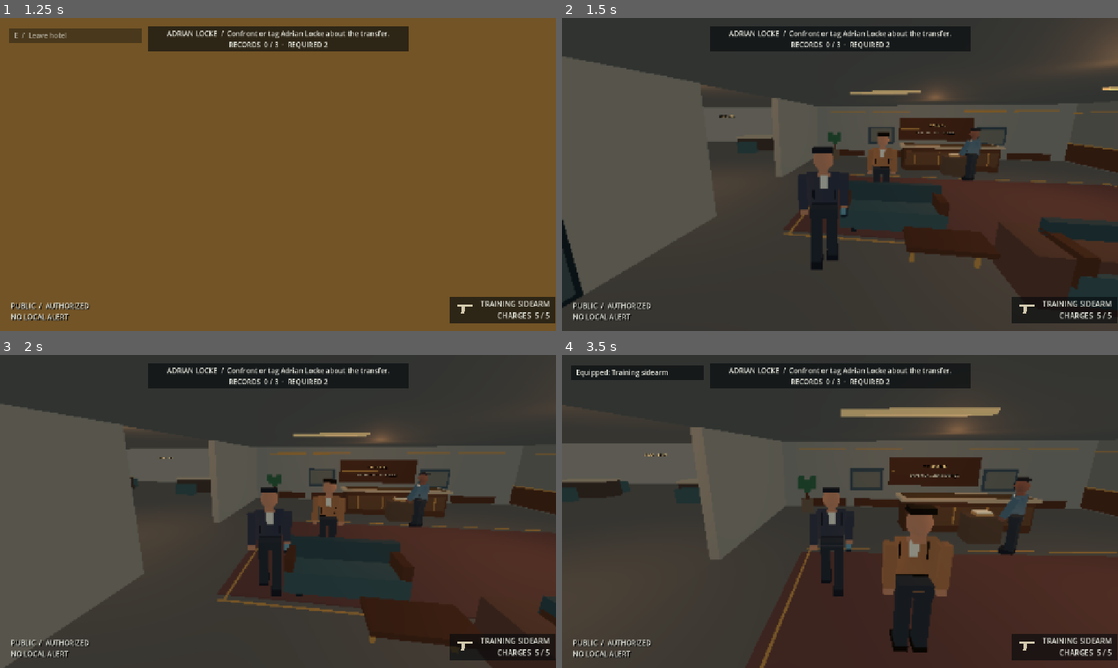
Above: before the commit, frames 1-4 (two rows, left to right).
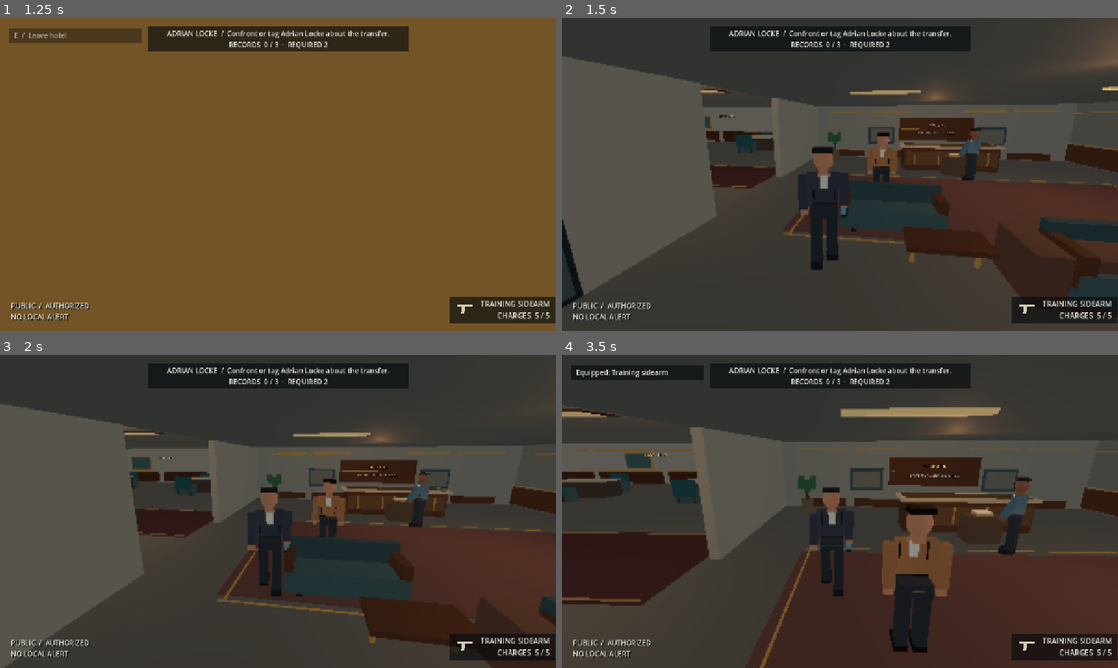
Above: after the commit, the same moments.

Repository: CoolgamerProXD/Stealty-Assasin-redesigned-computing-machine-Beta
Game: Godot game, scene res://scenes/hotel.tscn
Two runs of this game, one before a commit and one after it. Both use one fixed random seed, a clock stepped at 60 frames per second and the inputs below. This scene is started directly instead of the project's main scene.
Inputs (mouse positions are in pixels of both pictures, inside the frame that each line leads up to):
- Up to frame 1 (1.25 s): tap Enter at 0.5 s; move the mouse to (305, 174) at 0.52 s; hold W (move_forward) from 0.53 s (still down); hold C (crouch) from 0.53 s (still down); click (305, 174) at 0.67 s
- Up to frame 2 (1.5 s): keep holding W (move_forward); move the mouse to (812, 174) at 1.27 s; release C (crouch) at 1.28 s; right-click (812, 174) at 1.35 s
- Up to frame 3 (2 s): keep holding W (move_forward); tap C (crouch) at 1.55 s
- Up to frame 4 (3.5 s): keep holding W (move_forward); move the mouse to (851, 505) at 2.02 s; hold C (crouch) 2.03-2.78 s; move the mouse to (834, 517) at 2.77 s; tap 1 (equip_primary) at 2.85 s; click (834, 517) at 2.92 s; tap C (crouch) at 3.05 s

Frame 1 is identical in both runs. In frame 2, 1.1% of the frame differs, in the area x 24-39%, y 22-55%; in frame 3, 1.6%; in frame 4, 6.3%, in the area x 0-27%, y 17-80%.

Commit message:
Dress Meridian west wing and add local hotel routines
Co-authored-by: arena-agent <297053741+arena-agent@users.noreply.github.com>

Diff:
--- a/scripts/visuals/environment_dressing.gd
+++ b/scripts/visuals/environment_dressing.gd
@@ -14,7 +14,9 @@
 
 func build(id: String) -> void:
  name = "EnvironmentDressing"
- if id == "meridian": _hotel()
+ if id == "meridian":
+  _hotel()
+  _hotel_wing()
  else: _annex()
  _batch(core_transforms, core_colors, false)
  _batch(detail_transforms, detail_colors, true)
@@ -169,6 +171,98 @@
  _lamp(Vector3(4.5, 2.6, 0), Color(0.65, 0.82, 1.0), 0.35, 6.0)
  _lamp(Vector3(9.5, 2.6, 0), Color(0.65, 0.82, 1.0), 0.35, 6.0)
 
+# West wing detail uses the same instanced box batches as the original lobby.
+# Furnishings are deliberately outside the circulation and scripted routes.
+func _hotel_wing() -> void:
+ var ivory := Color(0.76, 0.72, 0.63)
+ var walnut := Color(0.25, 0.15, 0.11)
+ var bronze := Color(0.64, 0.46, 0.25)
+ var teal := Color(0.15, 0.28, 0.29)
+ var carpet := Color(0.29, 0.17, 0.16)
+ # A continuous runner and inlaid edge lead from the old lobby to the wing.
+ _part(Vector3(-27,0.022,-2), Vector3(29.5,0.014,3.5), carpet)
+ for z: float in [-3.65,-0.35]:
+  _part(Vector3(-27,0.035,z), Vector3(29.3,0.015,0.045), bronze)
+ for x: float in [-40.0,-34.0,-28.0,-22.0,-16.0]:
+  _part(Vector3(x,0.042,-2), Vector3(0.055,0.018,3.0), Color(0.46,0.31,0.23), true)
+ # Paneled walls, picture lights and framed abstract art give navigational rhythm.
+ for floor_y: float in [0.0,3.6]:
+  for x: float in [-39.0,-33.0,-27.0,-21.0,-15.0]:
+   for z: float in [-15.82,15.82]:
+    _part(Vector3(x,floor_y+0.52,z), Vector3(5.5,0.95,0.06), walnut)
+    _part(Vector3(x,floor_y+1.04,z), Vector3(5.5,0.06,0.08), bronze)
+    _part(Vector3(x,floor_y+2.68,z), Vector3(5.5,0.05,0.08), bronze)
+    for dx: float in [-2.35,2.35]:
+     _part(Vector3(x+dx,floor_y+1.9,z),Vector3(0.055,1.45,0.06),ivory, true)
+  # The small ceiling coves and fixtures are geometry, not extra shadow lights.
+  for x: float in [-39.0,-33.0,-27.0,-21.0,-15.0]:
+   _part(Vector3(x,floor_y+3.30,-2), Vector3(2.0,0.045,0.85), walnut)
+   _part(Vector3(x,floor_y+3.27,-2), Vector3(1.65,0.025,0.57), Color(0.95,0.79,0.55))
+   _part(Vector3(x,floor_y+3.23,-2), Vector3(0.65,0.04,0.14), Color(1.0,0.89,0.67), true)
+ # Windows are stylised landscape panels with curtains on the public lounge side;
+ # they don't cut holes into collision walls or imply an exterior accessible area.
+ for x: float in [-38.0,-30.0,-22.0,-15.0]:
+  _part(Vector3(x,1.93,15.73),Vector3(3.7,2.05,0.10),walnut)
+  _part(Vector3(x,1.93,15.66),Vector3(3.35,1.74,0.04),Color(0.19,0.31,0.36))
+  _part(Vector3(x,1.50,15.62),Vector3(3.20,0.12,0.025),Color(0.43,0.47,0.42), true)
+  for dx: float in [-1.83,1.83]:
+   _part(Vector3(x+dx,1.95,15.55),Vector3(0.27,2.1,0.20),Color(0.45,0.38,0.32))
+  _part(Vector3(x,2.08,15.60),Vector3(0.05,1.75,0.03),bronze)
+ # Dining place settings, table bases and distinct upholstered chair silhouettes.
+ for x: float in [-38.0,-31.0,-24.0,-17.0]:
+  _part(Vector3(x,0.16,-10),Vector3(1.9,0.30,0.9),walnut)
+  for dx: float in [-0.8,0.8]:
+   _part(Vector3(x+dx,0.97,-10),Vector3(0.47,0.025,0.40),ivory)
+   _part(Vector3(x+dx,1.00,-10),Vector3(0.30,0.015,0.25),Color(0.94,0.90,0.80),true)
+   _part(Vector3(x+dx+0.26,1.02,-10),Vector3(0.055,0.08,0.055),bronze,true)
+  for z: float in [-11.55,-8.45]:
+   _part(Vector3(x,0.46,z),Vector3(1.15,0.14,0.62),teal)
+   _part(Vector3(x,0.82,z + (-0.30 if z < -10.0 else 0.30)),Vector3(1.15,0.78,0.12),teal)
+   for dx: float in [-0.43,0.43]:
+    for dz: float in [-0.22,0.22]:
+     _part(Vector3(x+dx,0.20,z+dz),Vector3(0.07,0.4,0.07),walnut)
+ # Framed prints and console cabinets subdivide the large room visually.
+ for x: float in [-36.0,-26.0,-16.0]:
+  _part(Vector3(x,1.85,-15.72),Vector3(2.25,1.4,0.08),bronze)
+  _part(Vector3(x,1.85,-15.66),Vector3(2.04,1.19,0.04),Color(0.22,0.32,0.32))
+  _part(Vector3(x-0.25,1.85,-15.62),Vector3(0.09,0.9,0.025),Color(0.77,0.55,0.34),true)
+  _part(Vector3(x+0.25,1.85,-15.62),Vector3(0.09,0.7,0.025),Color(0.60,0.68,0.59),true)
+ # Lounge tables, textiles and planters.
+ for x: float in [-38.0,-30.0,-22.0,-15.0]:
+  _part(Vector3(x,0.50,9.2),Vector3(1.7,0.10,0.8),walnut)
+  for dx: float in [-0.65,0.65]:
+   _part(Vector3(x+dx,0.25,9.2),Vector3(0.07,0.50,0.55),bronze)
+  _part(Vector3(x,0.03,10),Vector3(3.3,0.018,3.3),Color(0.36,0.23,0.20))
+  for dx: float in [-0.75,0.75]:
+   _part(Vector3(x+dx,0.85,11.2),Vector3(0.5,0.42,0.2),Color(0.34,0.43,0.41),true)
+ for x: float in [-40.3,-34.0,-26.0,-18.0,-13.5]:
+  _part(Vector3(x,0.3,13.7),Vector3(0.6,0.6,0.6),Color(0.32,0.27,0.21))
+  _part(Vector3(x,0.85,13.7),Vector3(0.13,1.0,0.13),walnut)
+  for dx: float in [-0.27,0.0,0.27]:
+   _part(Vector3(x+dx,1.45+absf(dx)*0.3,13.7),Vector3(0.36,0.60,0.42),Color(0.19,0.34,0.22))
+ # Upper gallery door frames, floor runner, room numbers and suite furnishings.
+ _part(Vector3(0,3.645,0),Vector3(23.5,0.018,2.7),carpet)
+ for z: float in [-1.24,1.24]:
+  _part(Vector3(0,3.66,z),Vector3(23.4,0.015,0.035),bronze)
+ for x: float in [-9.0,-3.0,3.0,9.0]:
+  for side: float in [-1.0,1.0]:
+   for dx: float in [-0.72,0.72]:
+    _part(Vector3(x+dx,5.12,side*3.91),Vector3(0.08,2.95,0.12),walnut)
+   _part(Vector3(x,6.60,side*3.91),Vector3(1.50,0.09,0.12),walnut)
+   _part(Vector3(x+1.15,5.45,side*3.89),Vector3(0.32,0.22,0.04),bronze)
+   _part(Vector3(x,3.69,side*5.8),Vector3(3.5,0.03,3.4),Color(0.42,0.32,0.27),true)
+ # Locke's private suite: bed headboard, art, nightstands and warm reading lamps.
+ _part(Vector3(-38,4.75,-12.12),Vector3(4.2,1.5,0.16),walnut)
+ _part(Vector3(-38,4.70,-12.01),Vector3(3.8,1.15,0.06),Color(0.38,0.31,0.26))
+ for x: float in [-40.5,-35.5]:
+  _part(Vector3(x,3.98,-11.2),Vector3(0.72,0.76,0.72),walnut)
+  _part(Vector3(x,4.43,-11.2),Vector3(0.07,0.38,0.07),bronze)
+  _part(Vector3(x,4.68,-11.2),Vector3(0.42,0.20,0.42),Color(0.86,0.76,0.58))
+ _part(Vector3(-38,5.75,-13.84),Vector3(3.0,1.0,0.06),bronze)
+ _part(Vector3(-38,5.75,-13.79),Vector3(2.8,0.8,0.04),Color(0.25,0.34,0.32))
+ _part(Vector3(-41.8,5.0,-9.0),Vector3(0.08,1.8,2.6),walnut)
+ _part(Vector3(-41.72,5.0,-9.0),Vector3(0.035,1.55,2.35),Color(0.24,0.35,0.39))
+
 func _annex() -> void:
  # A cooler training facility with numbered assessment lanes and observation desks.
  for x: float in [-11.5, -8.5, -5.5, -2.5, 4.5, 10.5]:
--- a/scripts/world/hotel.gd
+++ b/scripts/world/hotel.gd
@@ -253,6 +253,15 @@
   add_child(sign)
  _box(Vector3(-27,7.1,0),Vector3(30,0.2,32),Color(0.32,0.32,0.30),false)
  _box(Vector3(0,7.1,0),Vector3(24,0.2,16),Color(0.32,0.32,0.30),false)
+ # Locally scheduled staff and guests use a dedicated wing navigation region.
+ # It is deliberately not advertised as a cross-floor or cross-wing path.
+ var wing_region := NavigationRegion3D.new()
+ wing_region.name = "WestWingNavigation"
+ var wing_nav := NavigationMesh.new()
+ wing_nav.vertices = PackedVector3Array([Vector3(-41,0,-6.5),Vector3(-13,0,-6.5),Vector3(-13,0,-0.8),Vector3(-41,0,-0.8)])
+ wing_nav.add_polygon(PackedInt32Array([0,3,2,1]))
+ wing_region.navigation_mesh = wing_nav
+ add_child(wing_region)
  # Navigation on the original floor remains untouched; the stationary target
  # receives a separate upper region. NPCs do not yet route across the ramp.
  var region := NavigationRegion3D.new()
@@ -307,6 +316,31 @@
   primary_npc.position = _vector(data_target["start"])
   add_child(primary_npc)
   npcs.append(primary_npc)
+
+ # Small, deterministic wing population. Routes stay on this floor and away
+ # from solid tables; upstairs guest is idle instead of fake cross-floor routing.
+ _wing_guest("Lina Chow", "employee", Vector3(-35,0.05,-3), Vector3(-18,0,-3), "working")
+ _wing_guest("Arun Sen", "civilian", Vector3(-18,0.05,-5), Vector3(-34,0,-5), "waiting")
+ var visitor := HotelNpc.new()
+ visitor.profile = NpcProfile.new()
+ visitor.profile.identity = "Elena Hart"
+ visitor.profile.occupation = "civilian"
+ visitor.position = Vector3(-17,3.65,-2)
+ add_child(visitor)
+ visitor.set_state("conversing")
+ npcs.append(visitor)
+
+func _wing_guest(identity: String, role: String, start: Vector3, end: Vector3, activity: String) -> void:
+ var profile := NpcProfile.new()
+ profile.identity = identity
+ profile.occupation = role
+ profile.schedule.append(ScheduleEntry.new(end, activity, 5.0))
+ profile.schedule.append(ScheduleEntry.new(start, "waiting", 4.0))
+ var npc := HotelNpc.new()
+ npc.profile = profile
+ npc.position = start
+ add_child(npc)
+ npcs.append(npc)
 
 func _add_interactable(pos: Vector3, title: String, kind: String, id: String, color: Color) -> void:
  var object := Interactable.new()
--- a/tests/run_tests.gd
+++ b/tests/run_tests.gd
@@ -120,7 +120,7 @@
  settings_service.settings["graphics"] = old_quality
  settings_service.apply_settings()
  var npcs: Array[HotelNpc] = world.get("npcs")
- check(player != null and npcs.size() == 4, "hotel creates player, three existing NPCs and the scheduled target")
+ check(player != null and npcs.size() == 7, "hotel preserves existing NPCs and adds three wing visitors")
  var spawned: Array[Interactable] = world.get("interactables")
  var spawned_ids: Array[String] = []
  for obj: Interactable in spawned:
@@ -128,6 +128,10 @@
  var world_mission: Mission = world.get("mission")
  check(spawned_ids.size() == world_mission.available_records.size() and spawned_ids.size() == 3, "every configured record spawns exactly once")
  check(spawned_ids.has("ledger") and spawned_ids.has("memo") and spawned_ids.has("archive"), "all unique configured records spawn")
+ var wing_npc: HotelNpc = npcs[4]
+ var wing_start := wing_npc.global_position
+ await create_timer(1.5).timeout
+ check(wing_npc.global_position.distance_to(wing_start) > 0.2 and wing_npc.global_position.y < 0.5, "wing staff follows a local ground-floor route")
  var npc: HotelNpc = npcs[0]
  var npc_start := npc.global_position
  await create_timer(2.5).timeout
